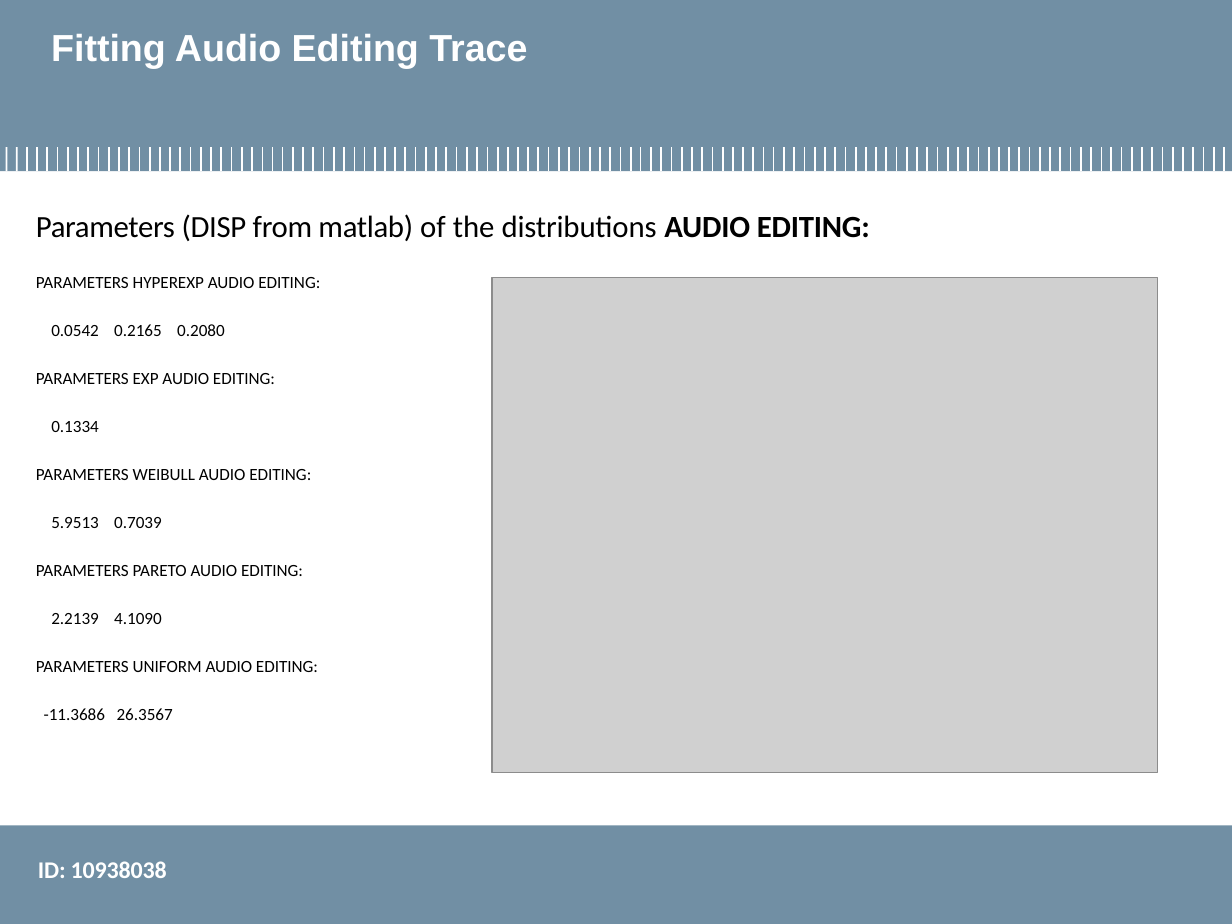
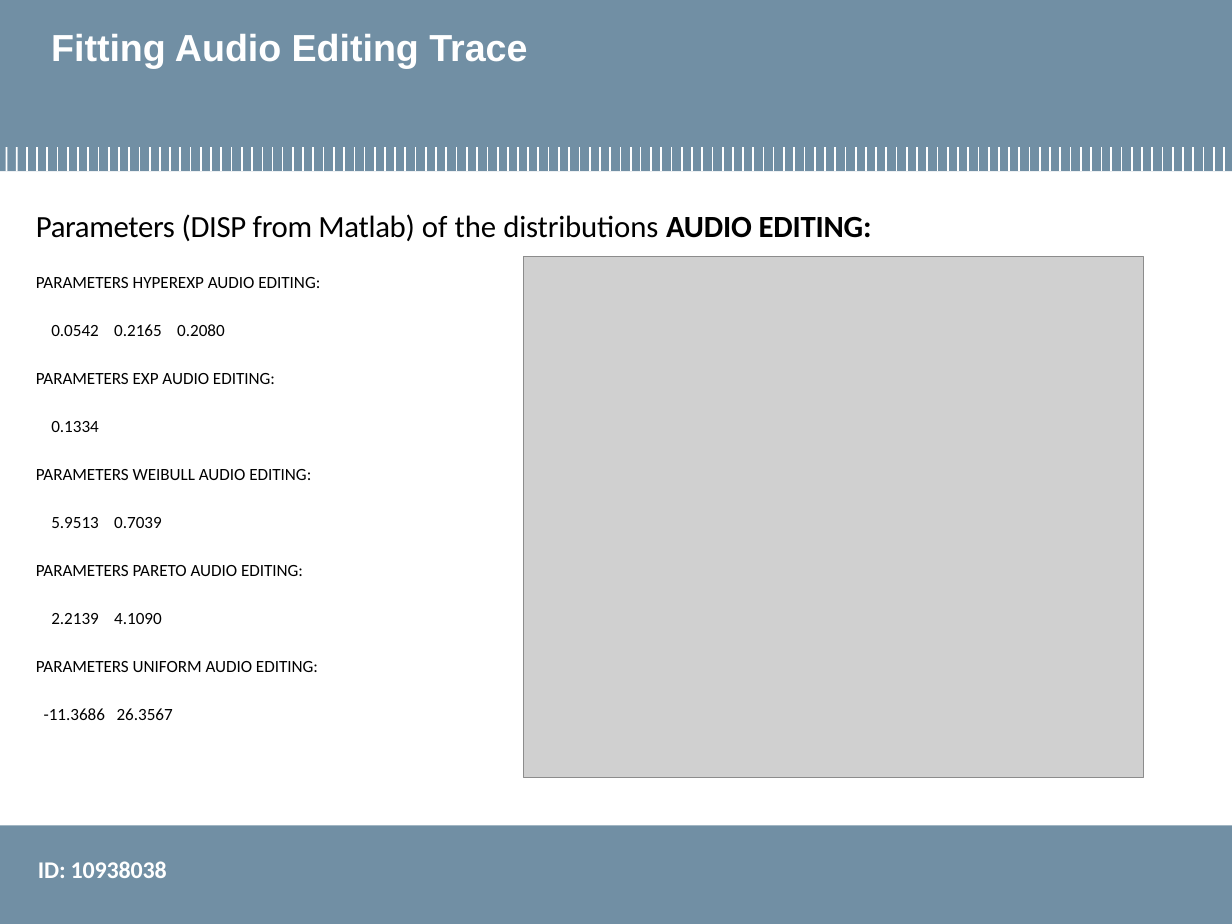
Before and after one commit to smn07/performance_evaluation_application, a slide deck: slide 4 of Final_Project/finalProject_10938038.pptx. Drawn at 1232x924 pixels with LibreOffice and Linux fonts; fonts in the diff are those of the drawing; grey boxes stand for pictures; background and template pictures are left out. Boxes give left, top, right and bottom in pixels: in the first picture for what was removed or moved away, otherwise in the second. Text is boxed around its words. In the diff, an @@ line names an element or a change of style, - is before the commit and + after.

```diff
--- a/Final_Project/finalProject_10938038.pptx
+++ b/Final_Project/finalProject_10938038.pptx
@@ text at (36, 214, 872, 241): text changed @@
-Parameters (DISP from matlab) of the distributions AUDIO EDITING:
+Parameters (DISP from Matlab) of the distributions AUDIO EDITING:
@@ picture: place and size @@
-picture at (492, 277, 1157, 772)
+picture at (524, 256, 1143, 777)
```
Also in this commit, not shown: 6 other slides changed, 1 other file.
